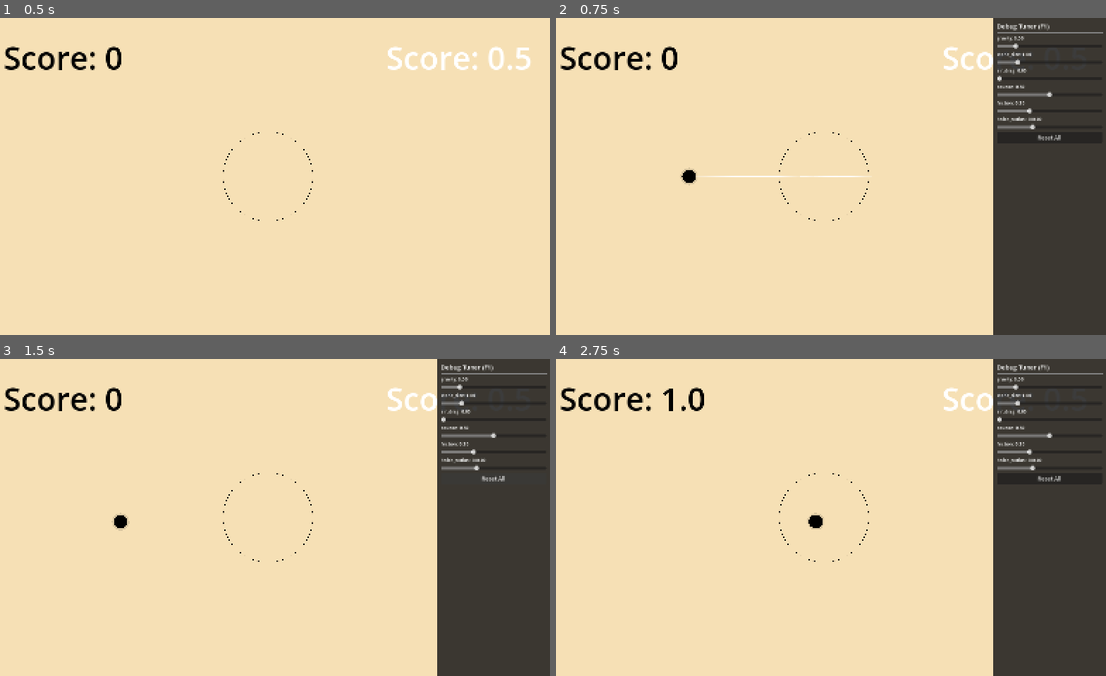
Above: before the commit, frames 1-4 (two rows, left to right).
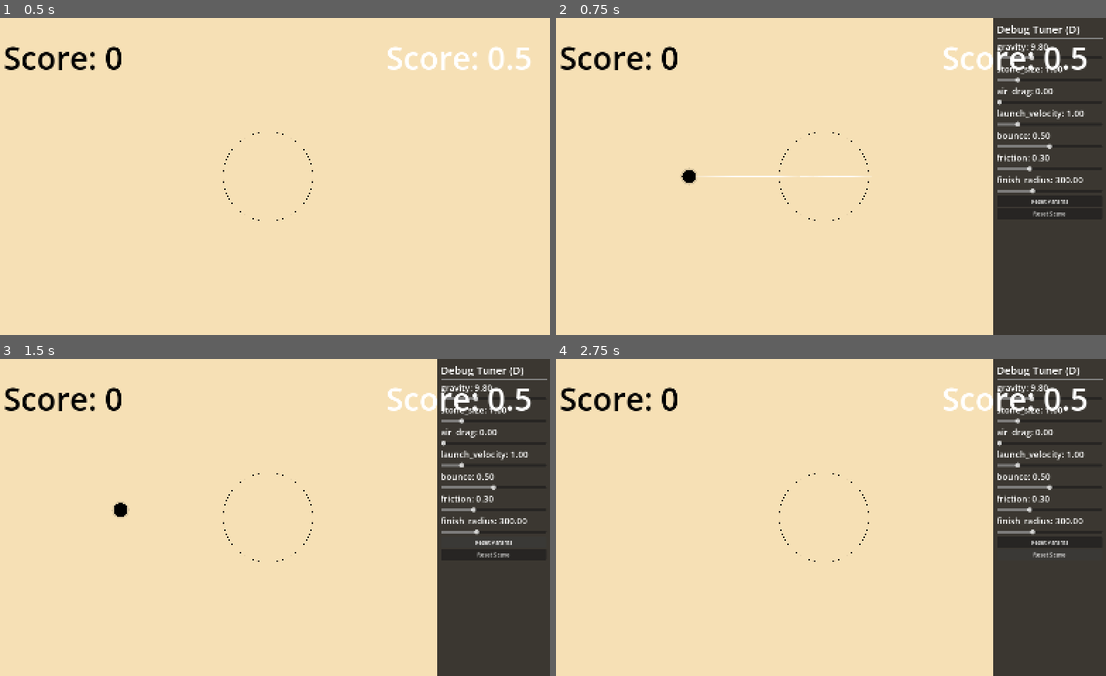
Above: after the commit, the same moments.

Repository: aeriab/Orbital_Go
Game: Godot game, scene res://game/game.tscn
Two runs of this game, one before a commit and one after it. Both use one fixed random seed, a clock stepped at 60 frames per second and the inputs below.
Inputs (mouse positions are in pixels of both pictures, inside the frame that each line leads up to):
- Up to frame 1 (0.5 s): no input
- Up to frame 2 (0.75 s): tap Enter at 0.5 s; move the mouse to (946, 160) at 0.52 s; press the mouse at (946, 160) at 0.53 s; hold D from 0.53 s (still down)
- Up to frame 3 (1.5 s): release D at 1.25 s; release the mouse at (390, 501) at 1.25 s; click "Reset All" (after the commit: "Reset Params") at 1.25 s
- Up to frame 4 (2.75 s): click (1051, 555) at 2 s, where only the run after the commit has a clickable "Reset Scene"

Frame 1 is identical in both runs. In frame 2, 2.7% of the frame differs, in the area x 80-100%, y 1-63%; in frame 3, 3.0%; in frame 4, 3.2%, in the area x 19-100%, y 1-63%.

Commit message:
Debug params actually change stuff

Diff:
--- a/autoloads/Global.gd
+++ b/autoloads/Global.gd
@@ -20,6 +20,24 @@
 
 func _ready():
 	change_zone_radius(finish_radius)
+	# Check if the node exists first to prevent Nil errors
+	if has_node("/root/DebugCanvasLayer"):
+		DebugCanvasLayer.param_changed.connect(_on_debug_param_changed)
+		gravity = DebugCanvasLayer.get_value("gravity")
+		print("first")
+	else:
+		print("second")
+
+func _on_debug_param_changed(param_name: String, value: float):
+	if param_name == "gravity":
+		gravity = value
+		print("my gravity: " + str(gravity))
+
+func _process(_delta: float) -> void:
+	#gravity = DebugCanvasLayer.get_value("gravity")
+	#print("my gravity: " + str(gravity))
+
+	pass
 
 func tally_score() -> void:
 	p1_won = (p1_score > p2_score)
--- a/game/Debug/debug_canvas_layer.gd
+++ b/game/Debug/debug_canvas_layer.gd
@@ -9,9 +9,10 @@
 
 # Define all tunable params here: "name": [default, min, max, step]
 var params: Dictionary = {
-	"gravity": [5.0, 0.1, 30.0, 0.1],
+	"gravity": [9.8, 0.1, 30.0, 0.1],
 	"stone_size": [1.0, 0.1, 5.0, 0.1],
 	"air_drag": [0.0, 0.0, 5.0, 0.05],
+	"launch_velocity": [1.0, 0.1, 5.0, 0.1],
 	"bounce": [0.5, 0.0, 1.0, 0.05],
 	"friction": [0.3, 0.0, 1.0, 0.05],
 	"finish_radius": [300.0, 50.0, 800.0, 10.0],
@@ -62,8 +63,8 @@
 
 	# Title
 	var title = Label.new()
-	title.text = "Debug Tuner (F1)"
-	title.add_theme_font_size_override("font_size", 18)
+	title.text = "Debug Tuner (D)"
+	title.add_theme_font_size_override("font_size", 30)
 	container.add_child(title)
 
 	var sep = HSeparator.new()
@@ -76,9 +77,14 @@
 
 	# Reset button
 	var reset_btn = Button.new()
-	reset_btn.text = "Reset All"
+	reset_btn.text = "Reset Params"
 	reset_btn.pressed.connect(_reset_all)
 	container.add_child(reset_btn)
+
+	var reload_btn = Button.new()
+	reload_btn.text = "Reset Scene"
+	reload_btn.pressed.connect(_reload_scene)
+	container.add_child(reload_btn)
 
 	add_child(panel)
 
@@ -88,7 +94,7 @@
 	# Label showing name and current value
 	var label = Label.new()
 	label.text = "%s: %.2f" % [param_name, default]
-	label.add_theme_font_size_override("font_size", 13)
+	label.add_theme_font_size_override("font_size", 25)
 	row.add_child(label)
 
 	var slider = HSlider.new()
@@ -117,6 +123,11 @@
 		var default_val = params[key][0]
 		sliders[key]["slider"].value = default_val
 		values[key] = default_val
+		# Add this line to trigger real-time updates when resetting:
+		param_changed.emit(key, default_val)
 
 func get_value(param_name: String) -> float:
 	return values.get(param_name, 0.0)
+
+func _reload_scene():
+	get_tree().reload_current_scene()
--- a/game/game.tscn
+++ b/game/game.tscn
@@ -9,7 +9,6 @@
 [ext_resource type="PackedScene" uid="uid://bwr7a38eggnl5" path="res://game/GameUI/game_canvas_layer.tscn" id="6_dakft"]
 [ext_resource type="Script" uid="uid://qd7n2ssjmeoa" path="res://game/zone_area_2d.gd" id="7_u5opy"]
 [ext_resource type="Script" uid="uid://cnspslx1vuwbo" path="res://game/PointManager.gd" id="9_j8tme"]
-[ext_resource type="PackedScene" uid="uid://c8wyx2en4dv0k" path="res://game/Debug/debug_tuner.tscn" id="10_j8tme"]
 
 [sub_resource type="CircleShape2D" id="CircleShape2D_dakft"]
 radius = 350.0
@@ -73,5 +72,3 @@
 script = ExtResource("9_j8tme")
 game_canvas_layer = NodePath("../GameCanvasLayer")
 end_canvas_layer = NodePath("../EndCanvasLayer")
-
-[node name="DebugTuner" parent="." unique_id=250715091 instance=ExtResource("10_j8tme")]
--- a/project.godot
+++ b/project.godot
@@ -16,6 +16,7 @@
 
 [autoload]
 
+DebugCanvasLayer="*uid://c8wyx2en4dv0k"
 Global="*res://autoloads/Global.gd"
 StoneManager="*res://autoloads/StoneManager.gd"
 
